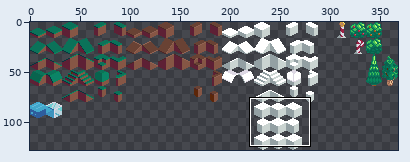
One commit to this sprite sheet: full-tileset.png. The first picture is a wide view before the edit; the outline marks the close-up.
Close-up. As it was:
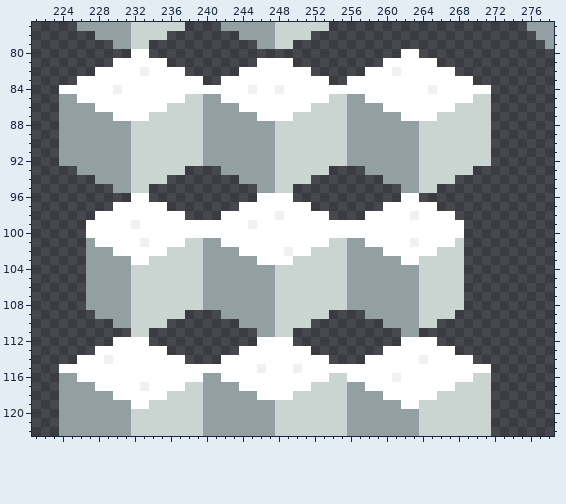
The file is 368x128 pixels. Shown: x 221..278, y 77..122. The commit also changed other parts of the picture, which this record leaves out.
The same view after the edit:
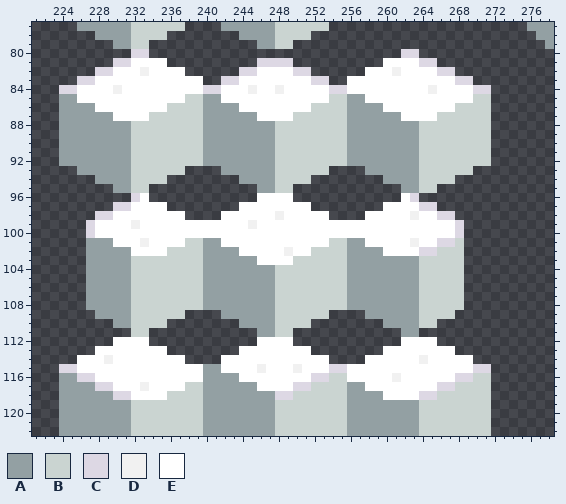
Palette (. is transparent): A #93a0a3  B #cad4d1  C #ddd8e4  D #f1f1f1  E #ffffff
From old to new:
y 80: x 232..233 EE -> CC; x 262..263 EE -> CC
y 81: x 230..231 EE -> CC; x 246..249 EEEE -> CCCC; x 264..265 EE -> CC
y 82: x 228..229 EE -> CC; x 244..245 EE -> CC; x 250..251 EE -> CC; x 266..267 EE -> CC
y 83: x 226..227 EE -> CC; x 242..243 EE -> CC; x 252..253 EE -> CC; x 268..269 EE -> CC
y 84: x 224..225 EE -> CC; x 240..241 EE -> CC; x 254..255 EE -> CC; x 270..271 EE -> CC
y 96: x 232 E -> C; x 263 E -> C
y 97: x 230..231 EE -> CC; x 264..265 EE -> CC
y 98: x 228..229 EE -> CC; x 266..267 EE -> CC
y 99..100: x 227 E -> C; x 268 E -> C
y 101: x 228..229 EE -> AA; x 266..267 EE -> CC
y 102: x 230..231 EE -> AA; x 264..265 EE -> CC
y 103: x 232..233 EE -> BB; x 262..263 EE -> AA
y 115: x 224..225 EE -> CC; x 240..241 EE -> AA; x 254..255 EE -> CC; x 270..271 EE -> CC
y 116: x 226..227 EE -> CC; x 242..243 EE -> AA; x 252..253 EE -> CC; x 268..269 EE -> CC
y 117: x 228..229 EE -> CC; x 244..245 EE -> AA; x 250..251 EE -> CC; x 266..267 EE -> CC
y 118: x 230..231 EE -> CC; x 246..249 EEEE -> AACC; x 264..265 EE -> CC
y 119: x 232..233 EE -> BB; x 262..263 EE -> AA
Changed places in both close-ups, as pixel boxes (x1, y1, x2, y2):
changed: (59, 49, 149, 94)
changed: (401, 49, 491, 94)
changed: (203, 58, 347, 94)
changed: (86, 193, 149, 265)
changed: (401, 193, 464, 265)
changed: (59, 364, 149, 409)
changed: (203, 364, 347, 400)
changed: (401, 364, 491, 409)
